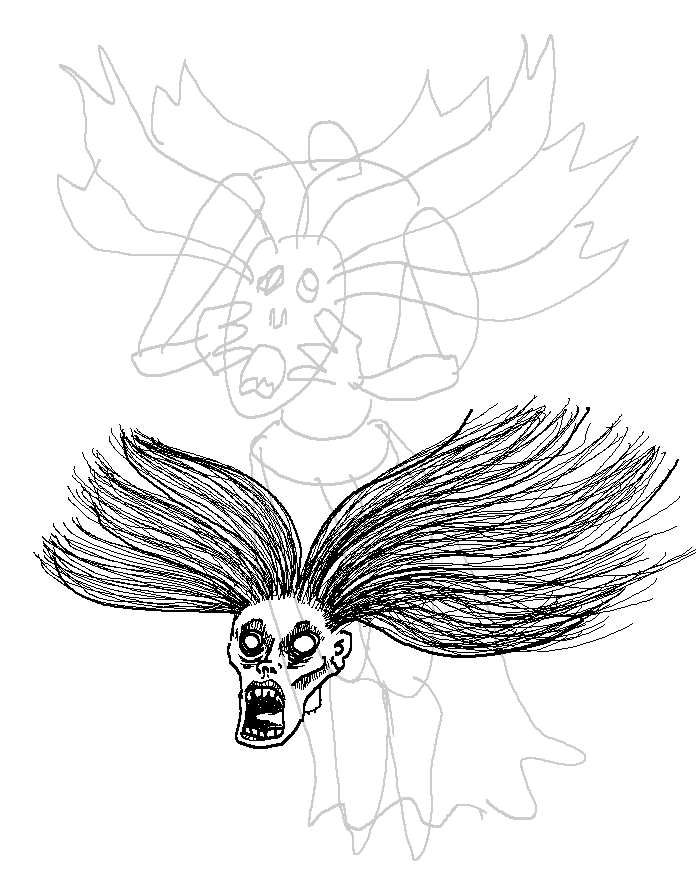
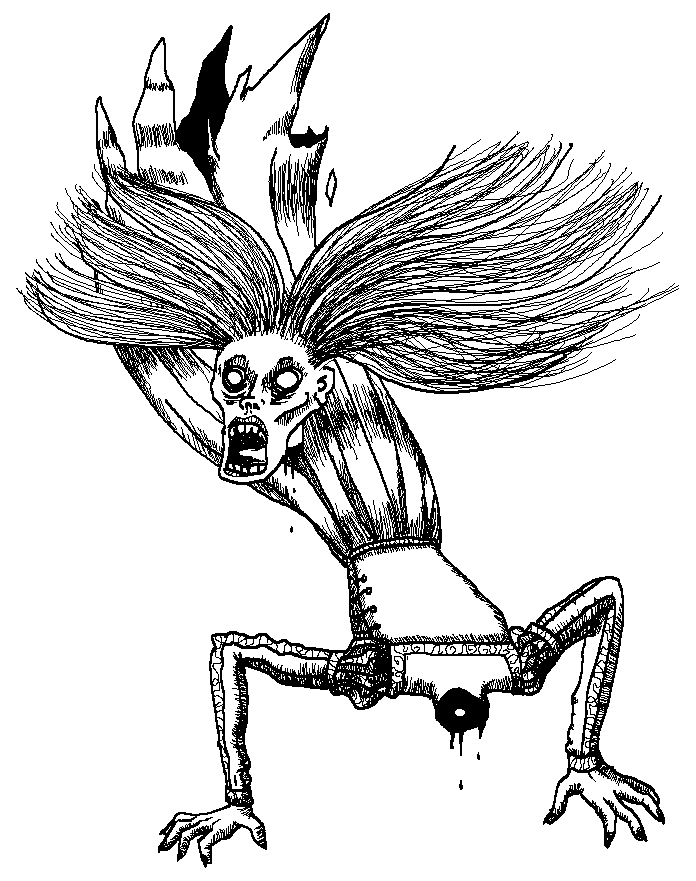
Two versions of the same layered image (696 × 881). Layer-by-layer changes:
added layer "Layer 22" above "Group 1" over bbox(16, 13, 679, 868)
moved "Layer 18" into group "Group 1", painted on it over bbox(17, 140, 696, 749)
removed layer "Layer 16" (was 20%) over bbox(57, 34, 639, 861)
